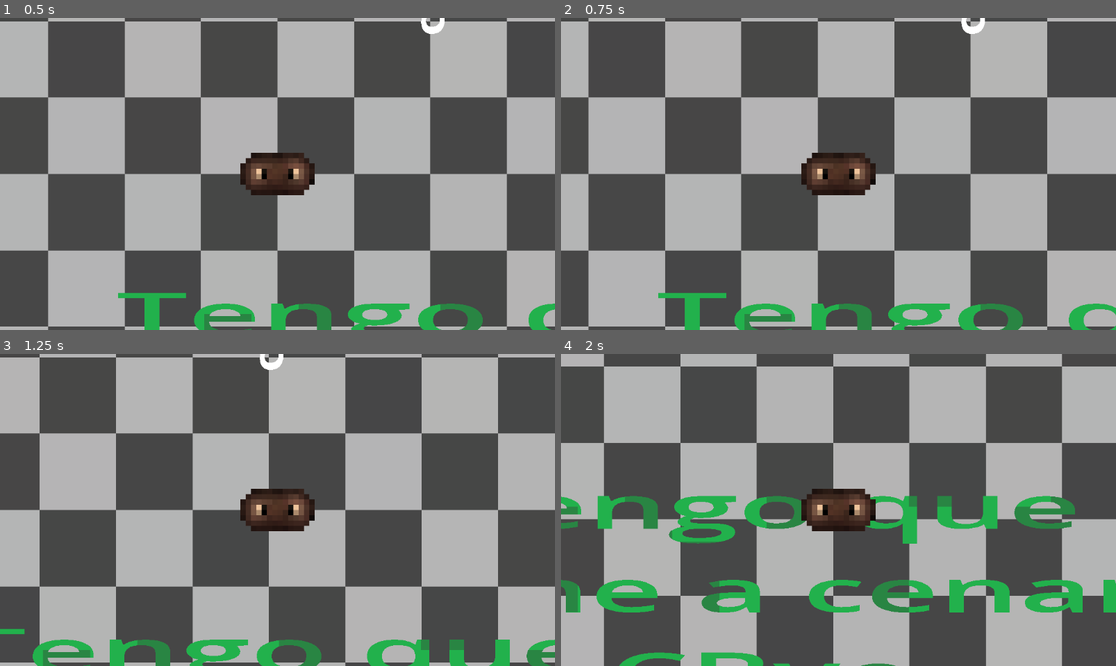
Above: before the commit, frames 1-4 (two rows, left to right).
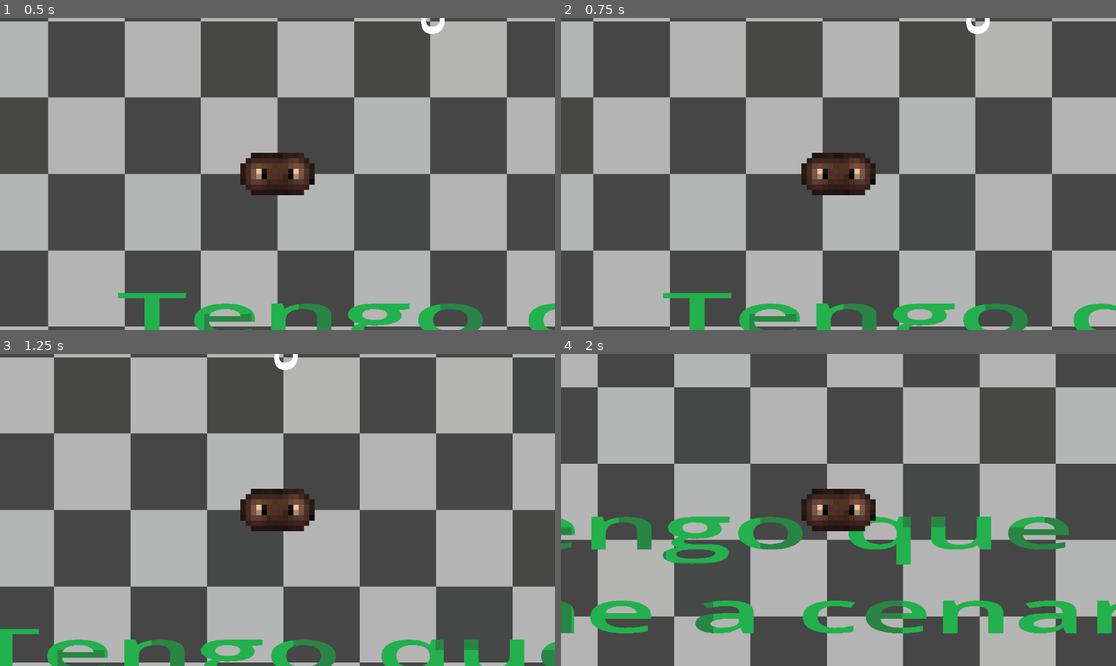
Above: after the commit, the same moments.

Repository: Alessio2122/Nombre-preliminar
Game: Godot game, scene res://escenarios/sala.tscn
The game is run twice, just before and just after one commit, with the same random seed, the same clock (stepped at 60 frames per second) and the same inputs. The project has no main scene, so this scene is started directly.
Inputs:
- Up to frame 1 (0.5 s): no input
- Up to frame 2 (0.75 s): tap Enter at 0.5 s; hold D (ui_right) from 0.53 s (still down); tap J at 0.6 s
- Up to frame 3 (1.25 s): keep holding D (ui_right)
- Up to frame 4 (2 s): release D (ui_right) at 1.28 s; hold S (ui_down) from 1.28 s (still down); tap J at 1.35 s

Frame 1 is identical in both runs. In frame 2, 7.8% of the frame differs, in the area x 4-100%, y 0-100%; in frame 3, 22%; in frame 4, 38%, in the area x 0-100%, y 0-100%.

Commit message:
2026/01/29 19:52

Diff:
--- a/códigos/movimientoPatata.gd
+++ b/códigos/movimientoPatata.gd
@@ -1,8 +1,8 @@
 extends CharacterBody2D
 
 @export var max_speed : float = 600.0
-@export var acceleration : float = 2000.0
-@export var friction : float = 2000.0
+@export var acceleration : float = 1500.0
+@export var friction : float = 3000.0
 
 func _physics_process(delta):
 	# 1. Leer input (valores entre -1 y 1)
--- a/interfaces/interfaz.tscn
+++ b/interfaces/interfaz.tscn
@@ -2,6 +2,7 @@
 
 [ext_resource type="Script" uid="uid://ceql2c4jape8h" path="res://códigos/sonido_botón.gd" id="1_jsld1"]
 [ext_resource type="AudioStream" uid="uid://7rqoym08qjuc" path="res://assets/Colobot - Intro (Intro).wav" id="2_dt0xr"]
+[ext_resource type="Texture2D" uid="uid://b7grab33cbl2w" path="res://assets/patata.png" id="3_chb0k"]
 
 [node name="Interfaz" type="Control" unique_id=1329650500]
 layout_mode = 3
@@ -35,3 +36,8 @@
 theme_override_colors/icon_hover_color = Color(7.243678e-06, 0.56359553, 0.09259205, 1)
 theme_override_colors/icon_hover_pressed_color = Color(0.32272613, 0.9722362, 0.32272613, 1)
 text = "Comer alubias"
+
+[node name="TextureRect" type="TextureRect" parent="GridContainer" unique_id=1112776863]
+layout_mode = 2
+texture = ExtResource("3_chb0k")
+expand_mode = 4
